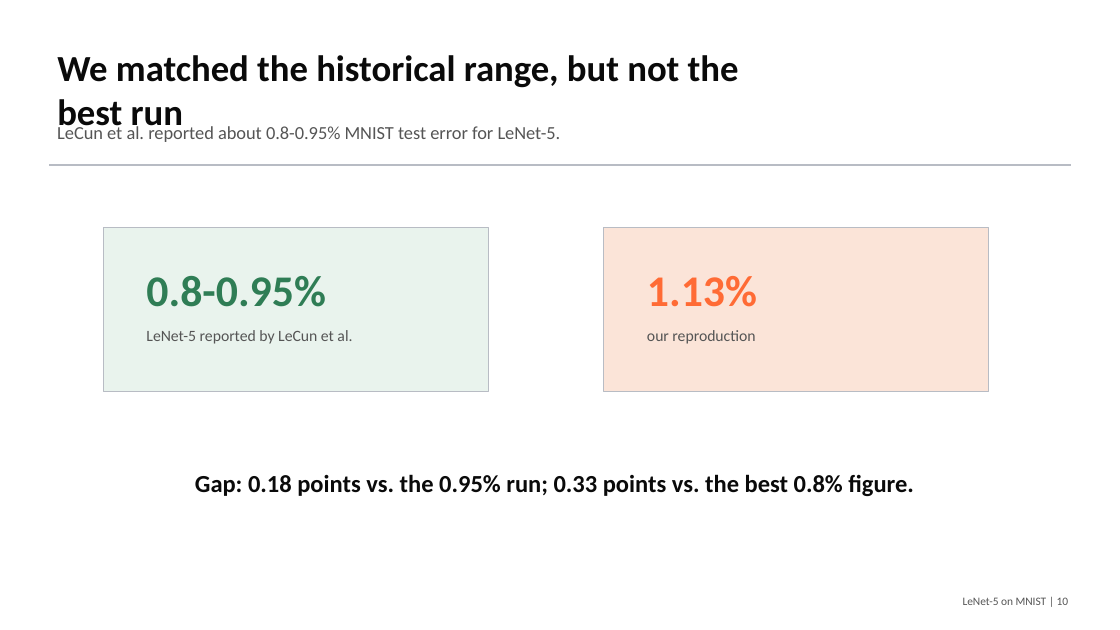
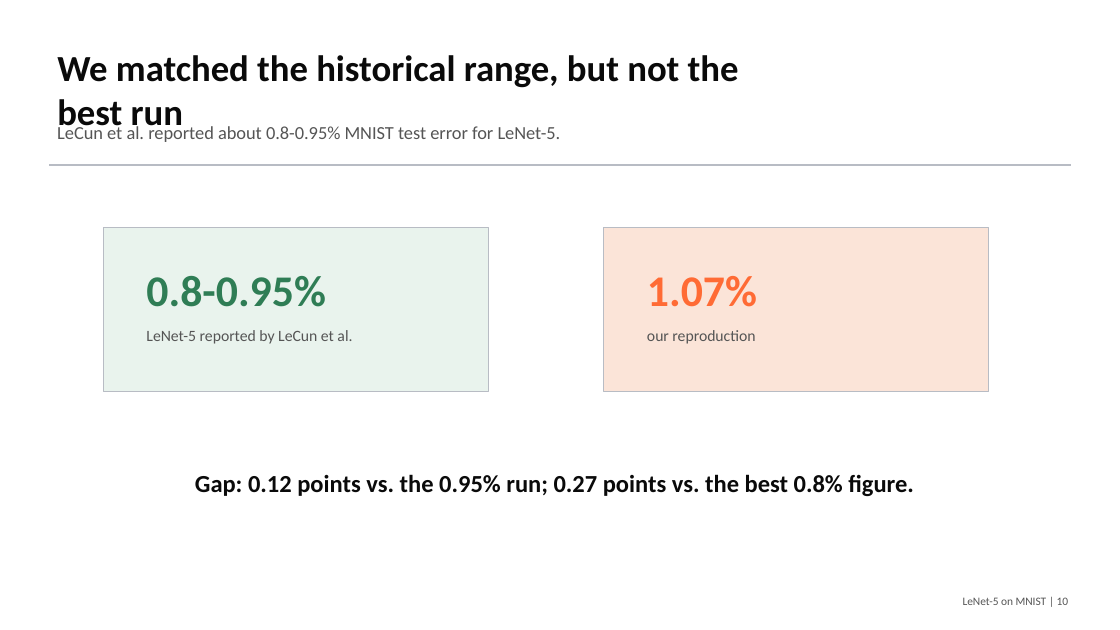
Before and after one commit to macbehnke/NN_funds_project, a slide deck: slide 10 of slides/LeNet5_MNIST_Final_Presentation.pptx. Drawn at 1120x630 pixels with LibreOffice and Linux fonts; fonts in the diff are those of the drawing. Boxes give left, top, right and bottom in pixels: in the first picture for what was removed or moved away, otherwise in the second. Text is boxed around its words. In the diff, an @@ line names an element or a change of style, - is before the commit and + after.

```diff
--- a/slides/LeNet5_MNIST_Final_Presentation.pptx
+++ b/slides/LeNet5_MNIST_Final_Presentation.pptx
@@ text at <box>647,276,757,307</box>: text changed @@
-1.13%
+1.07%
@@ text at <box>195,474,914,496</box>: text changed @@
-Gap: 0.18 points vs. the 0.95% run; 0.33 points vs. the best 0.8% figure.
+Gap: 0.12 points vs. the 0.95% run; 0.27 points vs. the best 0.8% figure.
```
Also in this commit, not shown: 7 other slides changed, 4 other files.
